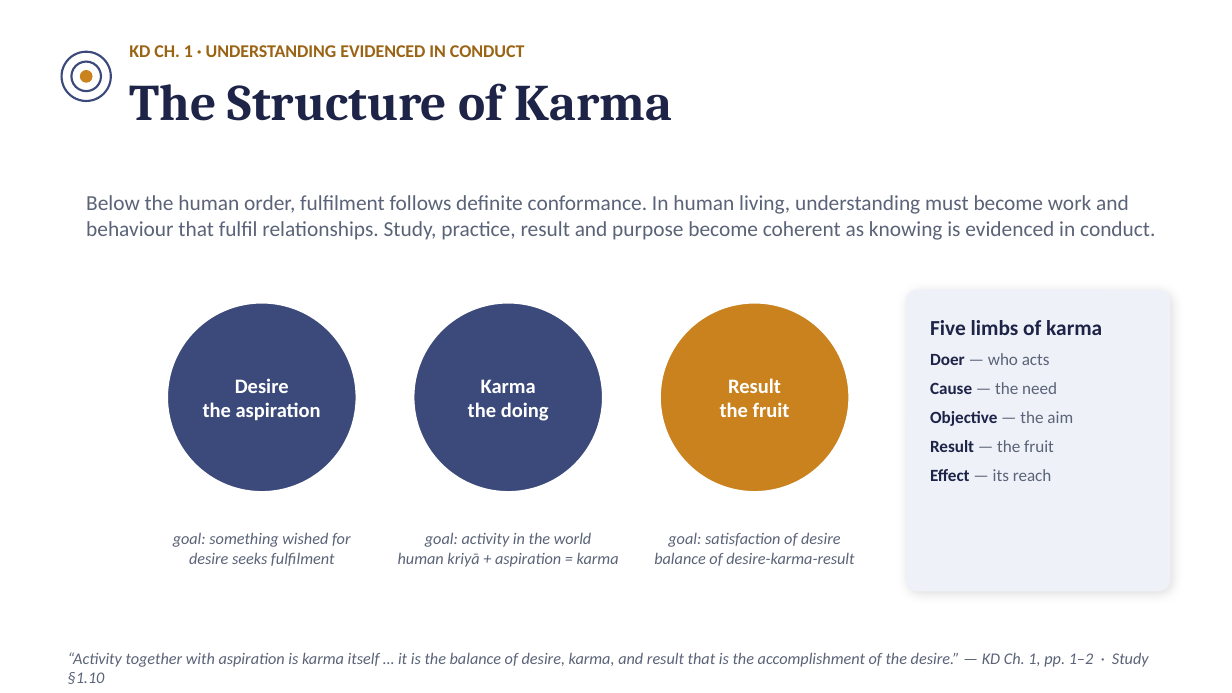
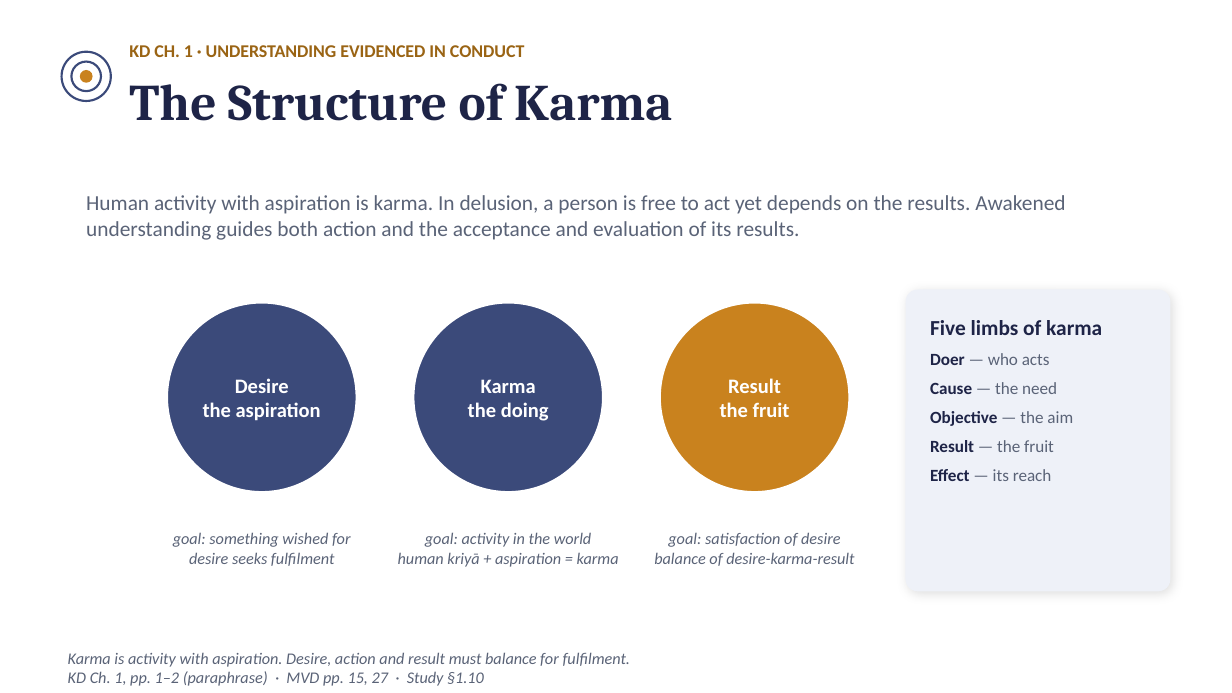
Before and after one commit to raghavamohan/AnalyticMadhyasthDarshan, a slide deck: slide 19 of Studies/The-Ontology-of-Coexistence/The-Ontology-of-Existence-Madhyasth-Darshan.pptx (slide 21 before the commit). Drawn at 1232x693 pixels with LibreOffice and Linux fonts; fonts in the diff are those of the drawing. Boxes give left, top, right and bottom in pixels: in the first picture for what was removed or moved away, otherwise in the second. Text is boxed around its words. In the diff, an @@ line names an element or a change of style, - is before the commit and + after.

Commit message:
Harmonize ontology presentations with the revised study

```diff
--- a/Studies/The-Ontology-of-Coexistence/The-Ontology-of-Existence-Madhyasth-Darshan.pptx
+++ b/Studies/The-Ontology-of-Coexistence/The-Ontology-of-Existence-Madhyasth-Darshan.pptx
@@ text at (86,195,1065,240): text changed @@
-Below the human order, fulfilment follows definite conformance. In human living, understanding must become work and behaviour that fulfil relationships. Study, practice, result and purpose become coherent as knowing is evidenced in conduct.
+Human activity with aspiration is karma. In delusion, a person is free to act yet depends on the results. Awakened understanding guides both action and the acceptance and evaluation of its results.
@@ text at (68,652,631,686): text changed @@
-“Activity together with aspiration is karma itself … it is the balance of desire, karma, and result that is the accomplishment of the desire.” — KD Ch. 1, pp. 1–2 · Study §1.10
+Karma is activity with aspiration. Desire, action and result must balance for fulfilment.
+KD Ch. 1, pp. 1–2 (paraphrase) · MVD pp. 15, 27 · Study §1.10
```
Also in this commit, not shown: 12 other slides changed, 14 other files.
